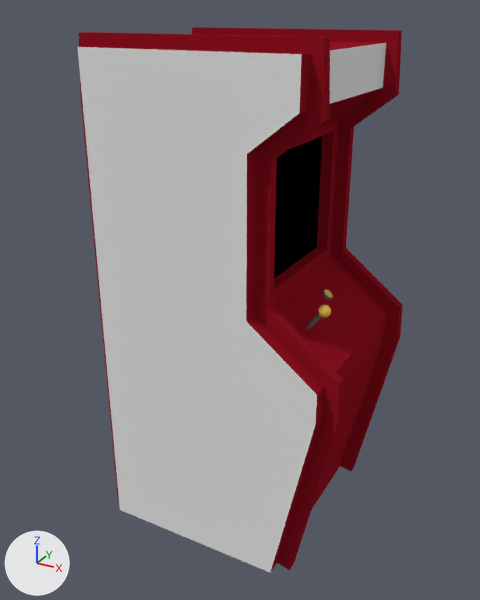
The Blender file Baú -Modelos_3D/Cenários/Salas_Casa/Sala de Jogos/Arcade.blend: old version first, new version second.
Rendered twice from a camera (50 mm lens) standing at (3.28, -5.96, 4.48) and looking at (0.06, -0.12, 1.56). The axes (+X, +Y, +Z) are drawn at lower left. The lights are the same throughout.

Names of what the first picture shows: 'Botao', 'Botao.001', 'machine', 'machine_Tela'.
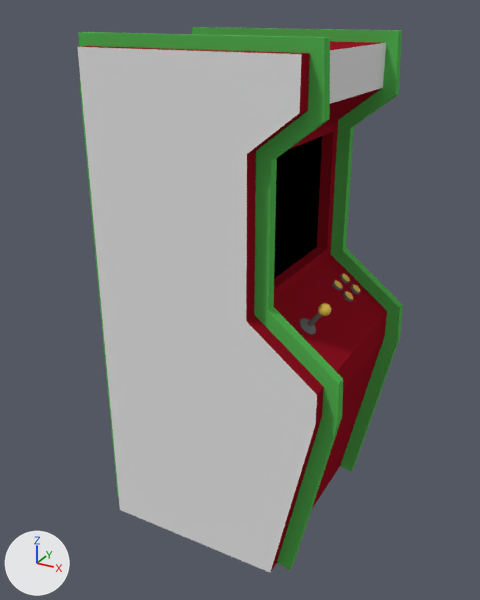
Pixel boxes [x1, y1, x2, y2] of what changed, in the pictures (480 x 600 px):
'Botao.001', moved: before [306, 305, 331, 329]; after [300, 303, 331, 335]
'Botoes', added: after [332, 274, 360, 302]
    faces in mat_material_botao (grey #747474): [332, 274, 360, 302]
    faces in mat_material_botao_001 (yellow #e7c155): [335, 274, 360, 299]
'Botao', deleted: before [322, 289, 333, 300]
part 1 of me_cube_001, recoloured: [79, 28, 197, 498] in both
part 2 of me_cube_001, recoloured (red to green): [79, 27, 403, 422] in both
part 3 of me_cube_001, recoloured (red to green): [277, 336, 400, 570] in both

What the commit changed:
Material 'Material_Fliperama' (mat_material_fliperama) is new.
Its base color is (0.0933, 0.487, 0.0924) (green #56b956).
me_cube_001 has 225 vertices, 198 faces and spans x -1.16..1.58, y -1.16..1.16, z -1.03..4.28.
me_cube_001 is used by ob_machine; location (0.0, 0.0, 0.0).
me_cube_001 part 1: 38 of the faces centred in x -1.16..-1.07, y -1.0..1.0, z -1.0..4.01 switch from mat_material_002 (red #941524) to mat_material_fliperama (green #56b956).
me_cube_001 part 2: 36 of the faces centred in x 0.08..1.57, y -1.0..1.0, z 1.17..4.28 switch from mat_material_002 (red #941524) to mat_material_fliperama (green #56b956).
me_cube_001 part 3: 10 of the faces centred in x 0.0..1.36, y -1.0..1.0, z -1.02..-0.01 switch from mat_material_002 (red #941524) to mat_material_fliperama (green #56b956).
Mesh me_circle_001_1 is new.
It has 240 vertices, 200 faces and spans x -2.66..1.94, y -2.86..2.74, z -0.17..0.33.
Faces by material slot: [148, 4, 48].
It uses material mat_material_botao (grey #747474).
It uses material mat_material_botao_001 (yellow #e7c155).
It uses material mat_material_botao_002 (orange #e79366).
Object 'Botao' (ob_botao) is deleted.
Object 'Botao.001' (ob_botao_001) moves from (1.19, -0.5, 1.83) to (1.19, -0.5, 1.84).
Object 'Botoes' (ob_botoes) is new; it shows me_circle_001_1.
Its location is (1.04, 0.59, 1.63).
Its rotation in degrees is (-0.3, 38, -0).
Its scale is (0.0644, 0.0644, 0.0644).
